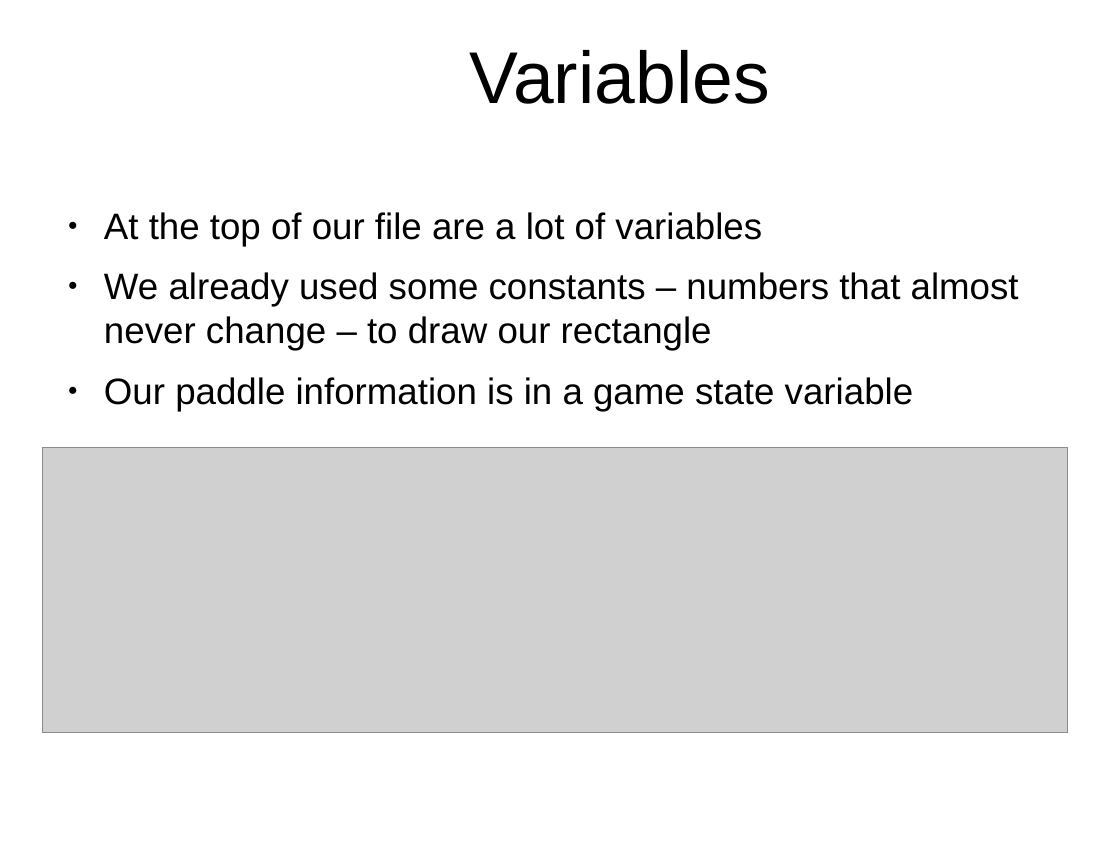
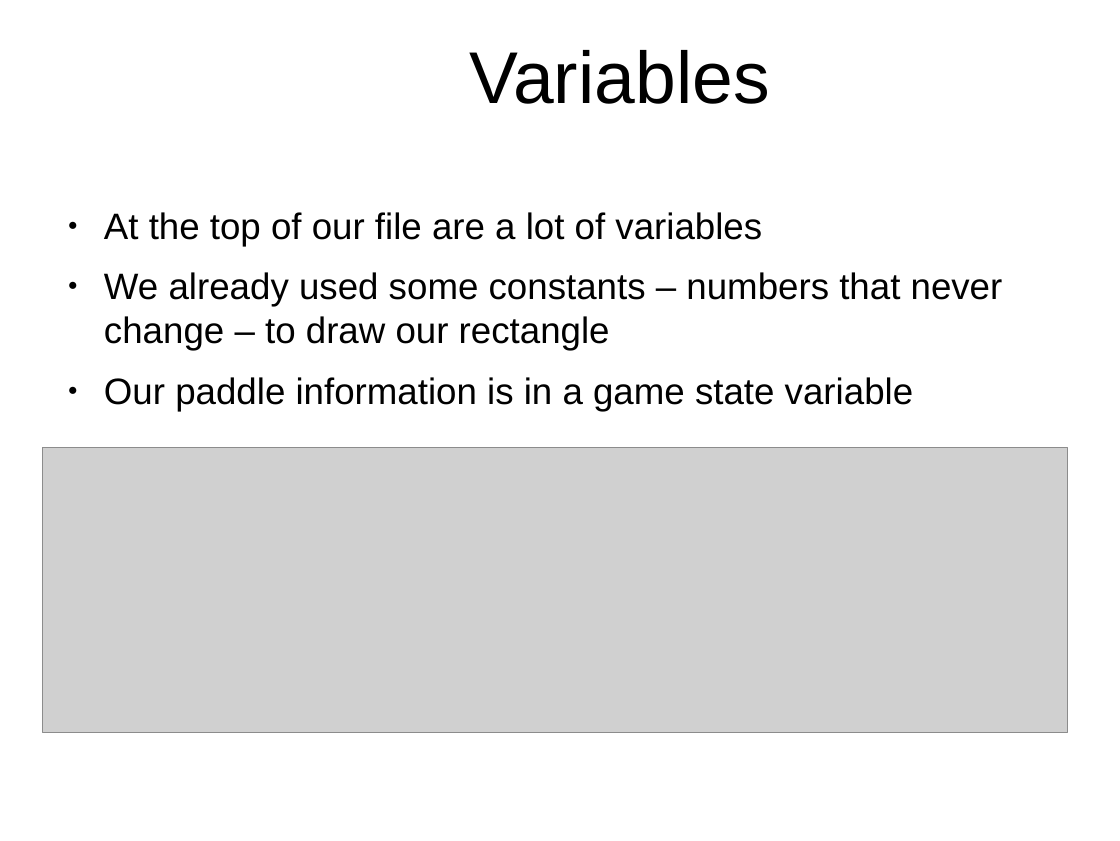
Before and after one commit to originalgrego/PaddleBattle, a slide deck: slide 10 of PaddleBattle - Explorathon 2017.odp. Drawn at 1120x841 pixels with LibreOffice and Linux fonts; fonts in the diff are those of the drawing; grey boxes stand for pictures; background and template pictures are left out. Boxes give left, top, right and bottom in pixels: in the first picture for what was removed or moved away, otherwise in the second. Text is boxed around its words. In the diff, an @@ line names an element or a change of style, - is before the commit and + after.

```diff
--- a/PaddleBattle - Explorathon 2017.odp
+++ b/PaddleBattle - Explorathon 2017.odp
@@ text at box(104, 272, 1003, 351): text changed @@
-● We already used some constants – numbers that almost never change – to draw our rectangle
+● We already used some constants – numbers that never change – to draw our rectangle
```
Also in this commit, not shown: 7 other slides changed, 3 other files.
